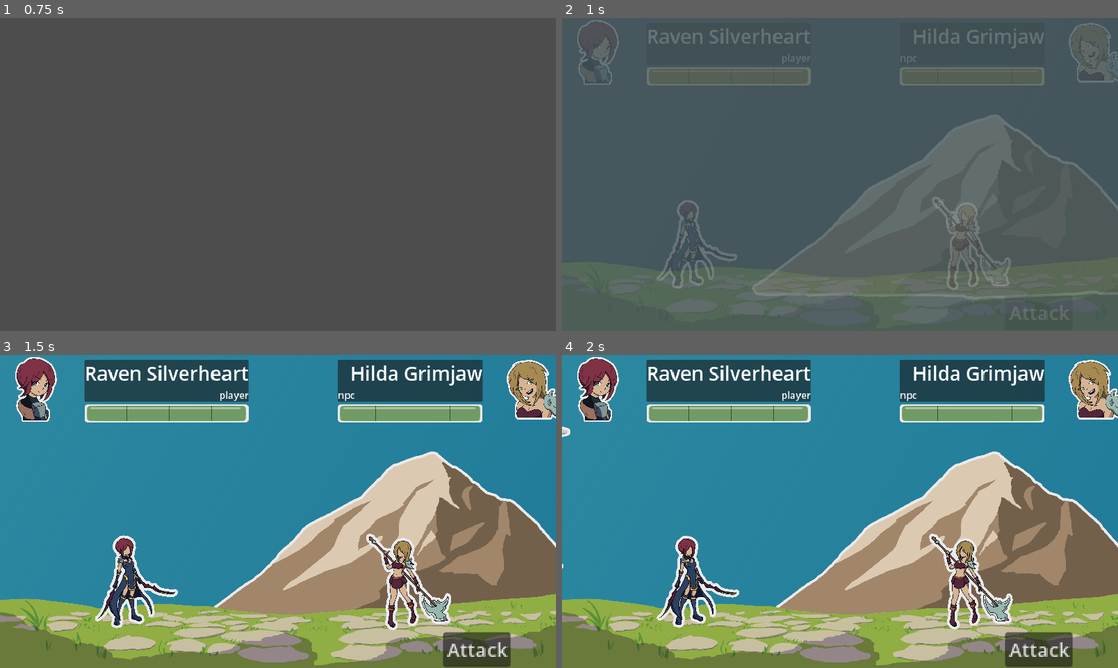
Above: before the commit, frames 1-4 (two rows, left to right).
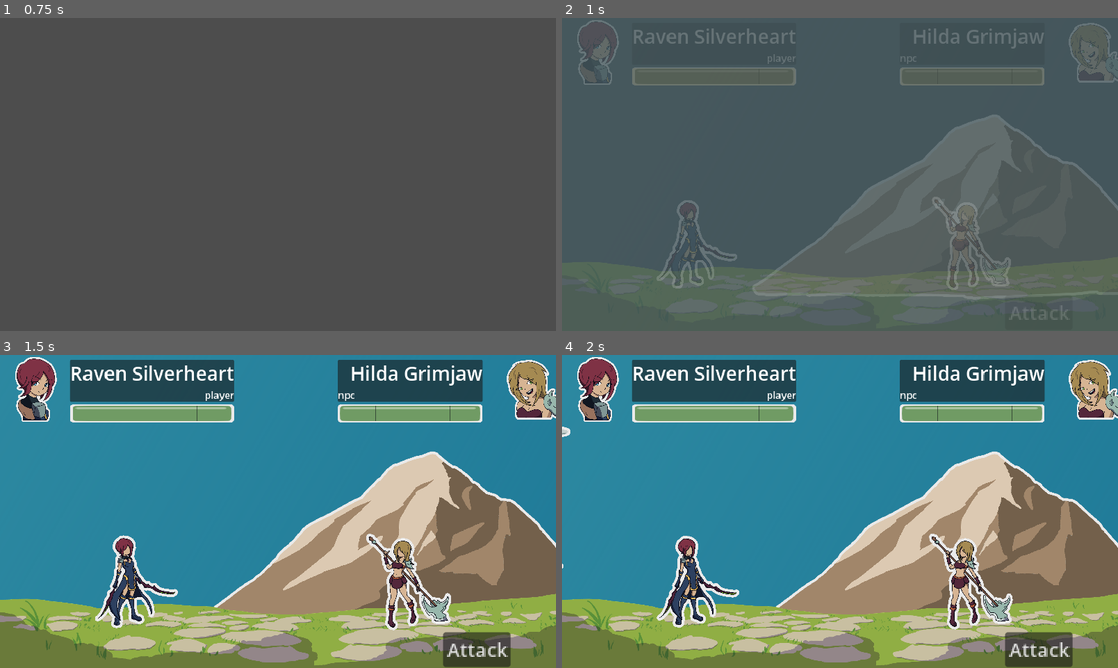
Above: after the commit, the same moments.

Repository: MajorZiploc/sticker_book_moments
Game: Godot game, scene res://title_scene.tscn
Same seed, same stepped clock (60 frames per second), same inputs: the game is played once before the commit and once after it.
Inputs (mouse positions are in pixels of both pictures, inside the frame that each line leads up to):
- Up to frame 1 (0.75 s): click "Play" at 0.5 s
- Up to frame 2 (1 s): no input
- Up to frame 3 (1.5 s): tap Enter (ui_accept) at 1.25 s; move the mouse to (400, 495) at 1.27 s; hold D (right) from 1.28 s (still down); hold F from 1.28 s (still down); click (400, 495) at 1.42 s
- Up to frame 4 (2 s): keep holding D (right); keep holding F; tap Enter (ui_accept) at 1.52 s

Frame 1 is identical in both runs. In frame 2, 0.7% of the frame differs, in the area x 12-45%, y 3-22%; in frame 3, 1.9%, in the area x 12-45%, y 1-22%; in frame 4, 1.9%.

Commit message:
+combat_unit_info to %info boxes

Diff:
--- /dev/null
+++ b/combat_unit_info.tscn
@@ -0,0 +1,38 @@
+[gd_scene load_steps=4 format=3 uid="uid://fwq33p5strsa"]
+
+[ext_resource type="Texture2D" uid="uid://ci7l4io34pbto" path="res://art/my/ui/healthbar_under.png" id="1_5f1x8"]
+[ext_resource type="Texture2D" uid="uid://y5trpafakxt4" path="res://art/my/ui/healthbar_over.png" id="2_6vr0v"]
+[ext_resource type="Texture2D" uid="uid://c1dsboiio3jux" path="res://art/my/ui/healthbar_progress.png" id="3_1nk36"]
+
+[node name="margin" type="MarginContainer"]
+theme_override_constants/margin_top = 10
+theme_override_constants/margin_right = 30
+
+[node name="vbox" type="VBoxContainer" parent="."]
+layout_mode = 2
+
+[node name="panel" type="PanelContainer" parent="vbox"]
+layout_mode = 2
+
+[node name="vbox" type="VBoxContainer" parent="vbox/panel"]
+layout_mode = 2
+
+[node name="name" type="Label" parent="vbox/panel/vbox"]
+layout_mode = 2
+theme_type_variation = &"HeaderMedium"
+text = "name"
+horizontal_alignment = 2
+
+[node name="controller" type="Label" parent="vbox/panel/vbox"]
+layout_mode = 2
+text = "npc"
+
+[node name="healthbar" type="TextureProgressBar" parent="vbox"]
+custom_minimum_size = Vector2(300, 40)
+layout_mode = 2
+step = 0.01
+fill_mode = 1
+nine_patch_stretch = true
+texture_under = ExtResource("1_5f1x8")
+texture_over = ExtResource("2_6vr0v")
+texture_progress = ExtResource("3_1nk36")
--- a/lvls/battle_scene.gd
+++ b/lvls/battle_scene.gd
@@ -108,6 +108,8 @@
   ),
 };
 
+@onready var player_info_controller = $ui_root/ui/player_info/hbox/margin/vbox/panel/vbox/controller;
+
 var qte_all_keys = qte_item_metadata.keys();
 
 func _ready():
@@ -127,9 +129,8 @@
   npc.unit_data = CombatUnitData.entries[CombatUnitData.Type.TWO_HANDED_AXER];
   player.char.update_sprite_texture(player.unit_data.sprite_path);
   npc.char.update_sprite_texture(npc.unit_data.sprite_path);
-  player.char.to_player();
+  to_player(player);
   update_bust_texture(player);
-  player.bust.flip_h = true;
   update_bust_texture(npc);
   player.char.idle();
   npc.char.idle();
@@ -147,6 +148,14 @@
   _update_unit_health_bar(player);
   _update_unit_health_bar(npc);
   await get_tree().create_timer(max(scene_tween_time, ui_tween_time)).timeout;
+
+func to_player(player: CombatUnit):
+  player_info_controller.horizontal_alignment = HORIZONTAL_ALIGNMENT_RIGHT;
+  player_info_controller.text = "player";
+  player.char.to_player();
+  player.bust.flip_h = true;
+  player.name.horizontal_alignment = HORIZONTAL_ALIGNMENT_LEFT;
+  player.health_bar.fill_mode = TextureProgressBar.FillMode.FILL_LEFT_TO_RIGHT;
 
 func _input(event: InputEvent):
   qte_attempt(event);
--- a/lvls/battle_scene.tscn
+++ b/lvls/battle_scene.tscn
@@ -8,13 +8,11 @@
 [ext_resource type="Texture2D" uid="uid://gj6sfl74h844" path="res://art/my/bg/obj/large/clouds.png" id="4_t31yk"]
 [ext_resource type="Texture2D" uid="uid://b3py2ffexdgiw" path="res://art/my/bg/base/floor/rubble_field.png" id="4_tlgk2"]
 [ext_resource type="Script" path="res://addons/phantom_camera/scripts/phantom_camera/phantom_camera_2d.gd" id="4_yfoe6"]
-[ext_resource type="Texture2D" uid="uid://ci7l4io34pbto" path="res://art/my/ui/healthbar_under.png" id="5_dr8ll"]
-[ext_resource type="Texture2D" uid="uid://y5trpafakxt4" path="res://art/my/ui/healthbar_over.png" id="5_ghx12"]
 [ext_resource type="Script" path="res://addons/phantom_camera/scripts/resources/tween_resource.gd" id="5_ry2gw"]
 [ext_resource type="Script" path="res://addons/phantom_camera/scripts/phantom_camera_host/phantom_camera_host.gd" id="6_0cwmx"]
-[ext_resource type="Texture2D" uid="uid://c1dsboiio3jux" path="res://art/my/ui/healthbar_progress.png" id="6_w675a"]
 [ext_resource type="Texture2D" uid="uid://cdp0fs15ybgbu" path="res://art/my/bg/obj/small/clouds.png" id="7_fq0pl"]
 [ext_resource type="Texture2D" uid="uid://br8q5kors8idy" path="res://art/my/bg/obj/medium/clouds.png" id="8_lex5n"]
+[ext_resource type="PackedScene" uid="uid://fwq33p5strsa" path="res://combat_unit_info.tscn" id="13_jnomy"]
 
 [sub_resource type="Curve2D" id="Curve2D_1ljv2"]
 _data = {
@@ -153,38 +151,8 @@
 texture = ExtResource("4_aqxti")
 expand_mode = 2
 
-[node name="margin" type="MarginContainer" parent="ui_root/ui/player_info/hbox"]
-layout_mode = 2
-theme_override_constants/margin_left = 30
-theme_override_constants/margin_top = 10
-
-[node name="vbox" type="VBoxContainer" parent="ui_root/ui/player_info/hbox/margin"]
-layout_mode = 2
-
-[node name="panel" type="PanelContainer" parent="ui_root/ui/player_info/hbox/margin/vbox"]
-layout_mode = 2
-
-[node name="vbox" type="VBoxContainer" parent="ui_root/ui/player_info/hbox/margin/vbox/panel"]
-layout_mode = 2
-
-[node name="name" type="Label" parent="ui_root/ui/player_info/hbox/margin/vbox/panel/vbox"]
-layout_mode = 2
-theme_type_variation = &"HeaderMedium"
-text = "name"
-
-[node name="controller" type="Label" parent="ui_root/ui/player_info/hbox/margin/vbox/panel/vbox"]
-layout_mode = 2
-text = "player"
-horizontal_alignment = 2
-
-[node name="healthbar" type="TextureProgressBar" parent="ui_root/ui/player_info/hbox/margin/vbox"]
-custom_minimum_size = Vector2(300, 40)
-layout_mode = 2
-step = 0.01
-nine_patch_stretch = true
-texture_under = ExtResource("5_dr8ll")
-texture_over = ExtResource("5_ghx12")
-texture_progress = ExtResource("6_w675a")
+[node name="margin" parent="ui_root/ui/player_info/hbox" instance=ExtResource("13_jnomy")]
+layout_mode = 2
 
 [node name="PanelContainer" type="PanelContainer" parent="ui_root/ui/player_info"]
 layout_mode = 2
@@ -202,39 +170,8 @@
 [node name="hbox" type="HBoxContainer" parent="ui_root/ui/npc_info"]
 layout_mode = 2
 
-[node name="margin" type="MarginContainer" parent="ui_root/ui/npc_info/hbox"]
-layout_mode = 2
-theme_override_constants/margin_top = 10
-theme_override_constants/margin_right = 30
-
-[node name="vbox" type="VBoxContainer" parent="ui_root/ui/npc_info/hbox/margin"]
-layout_mode = 2
-
-[node name="panel" type="PanelContainer" parent="ui_root/ui/npc_info/hbox/margin/vbox"]
-layout_mode = 2
-
-[node name="vbox" type="VBoxContainer" parent="ui_root/ui/npc_info/hbox/margin/vbox/panel"]
-layout_mode = 2
-
-[node name="name" type="Label" parent="ui_root/ui/npc_info/hbox/margin/vbox/panel/vbox"]
-layout_mode = 2
-theme_type_variation = &"HeaderMedium"
-text = "name"
-horizontal_alignment = 2
-
-[node name="controller" type="Label" parent="ui_root/ui/npc_info/hbox/margin/vbox/panel/vbox"]
-layout_mode = 2
-text = "npc"
-
-[node name="healthbar" type="TextureProgressBar" parent="ui_root/ui/npc_info/hbox/margin/vbox"]
-custom_minimum_size = Vector2(300, 40)
-layout_mode = 2
-step = 0.01
-fill_mode = 1
-nine_patch_stretch = true
-texture_under = ExtResource("5_dr8ll")
-texture_over = ExtResource("5_ghx12")
-texture_progress = ExtResource("6_w675a")
+[node name="margin" parent="ui_root/ui/npc_info/hbox" instance=ExtResource("13_jnomy")]
+layout_mode = 2
 
 [node name="bust" type="TextureRect" parent="ui_root/ui/npc_info/hbox"]
 layout_mode = 2
Not shown: 1 places in lvls/battle_scene.tscn that only renumber resources
